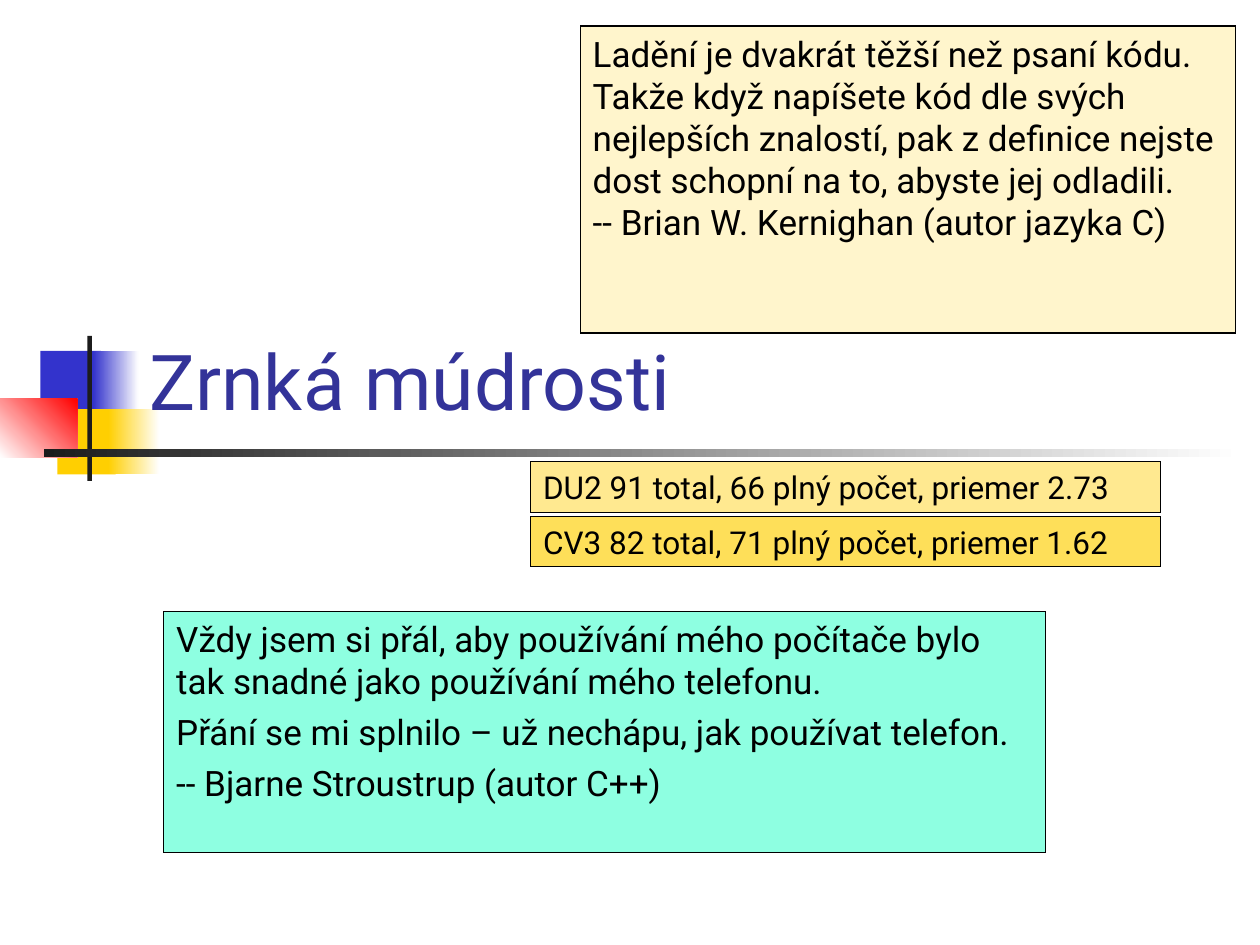
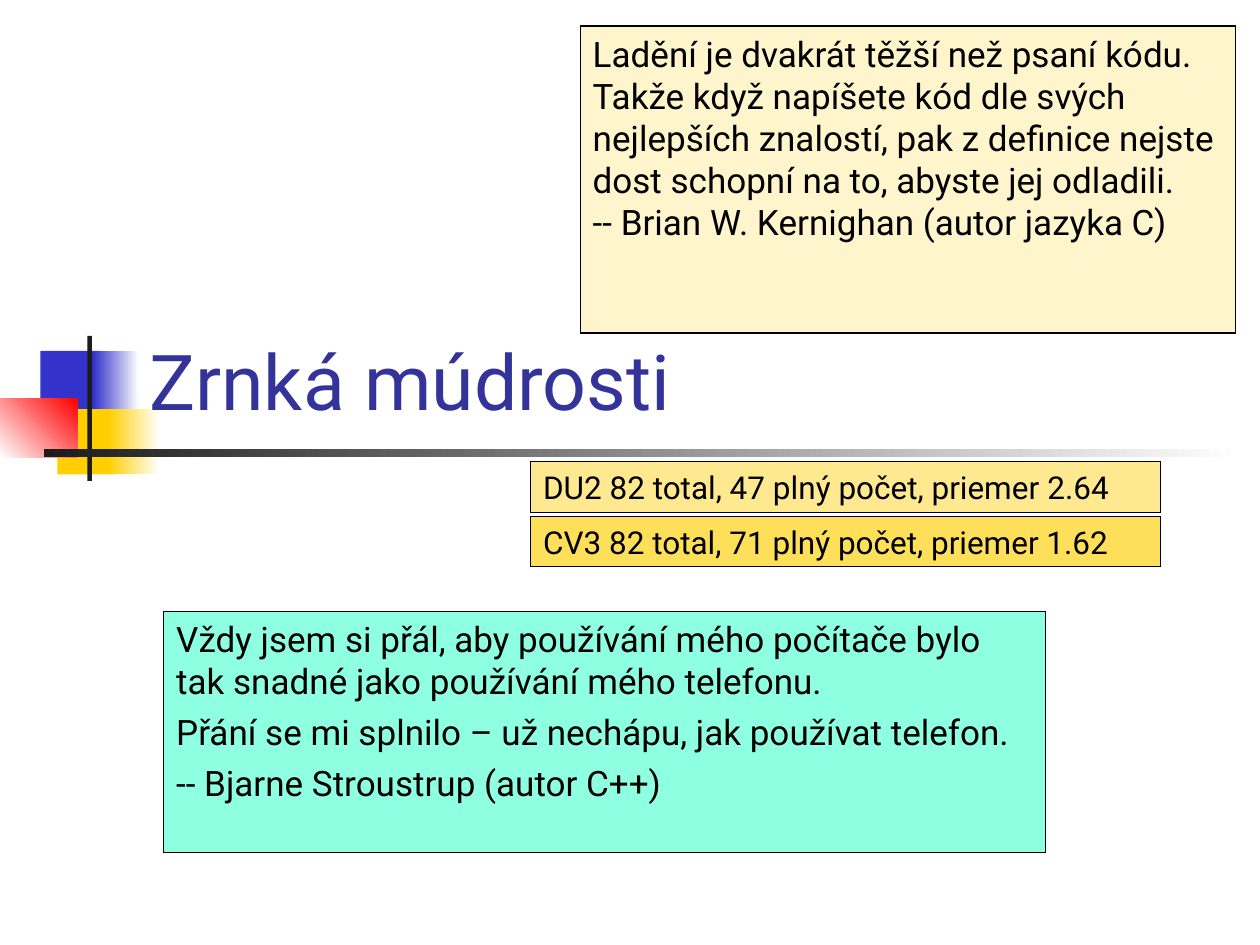
Before and after one commit to Programovanie4/Prednasky, a slide deck: slide 2 of 04/04_java.ppt. Drawn at 1260x945 pixels with LibreOffice and Linux fonts; fonts in the diff are those of the drawing. Boxes give left, top, right and bottom in pixels: in the first picture for what was removed or moved away, otherwise in the second. Text is boxed around its words. In the diff, an @@ line names an element or a change of style, - is before the commit and + after.

```diff
--- a/04/04_java.ppt
+++ b/04/04_java.ppt
@@ text in rectangle at [543,475,1108,506]: text changed @@
-DU2 91 total, 66 plný počet, priemer 2.73
+DU2 82 total, 47 plný počet, priemer 2.64
```
Also in this commit, not shown: 1 other slide changed, 2 other files.
